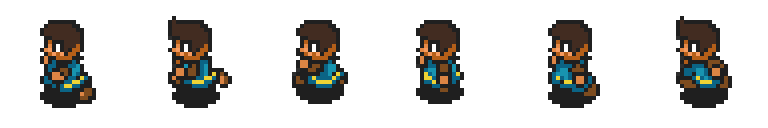
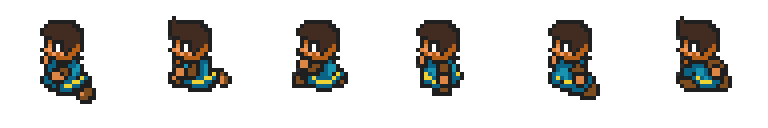
Revision of a layered 768x128 image; what changed, layer by layer:
painted on "Layer 6" over left=40, top=88, right=728, bottom=108
